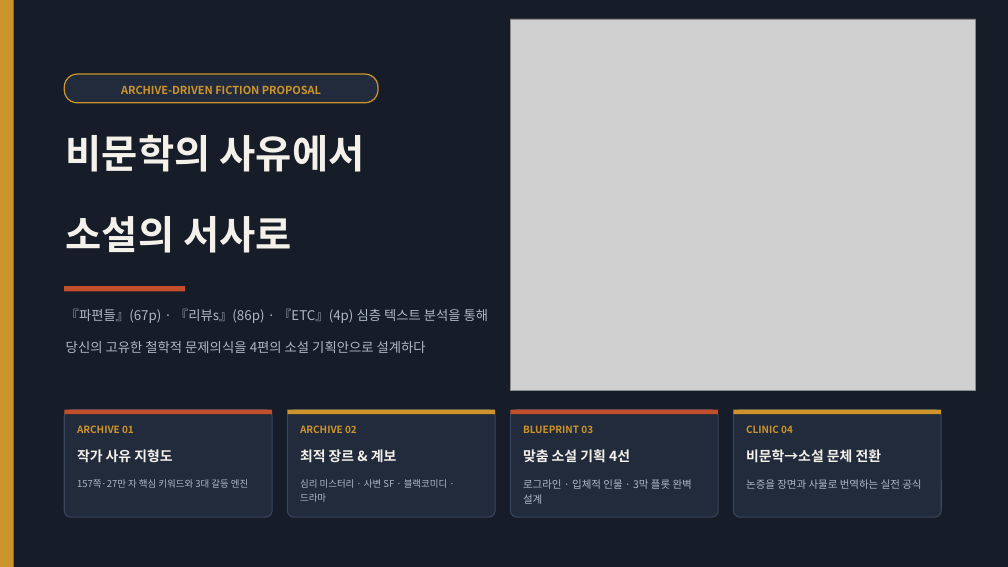
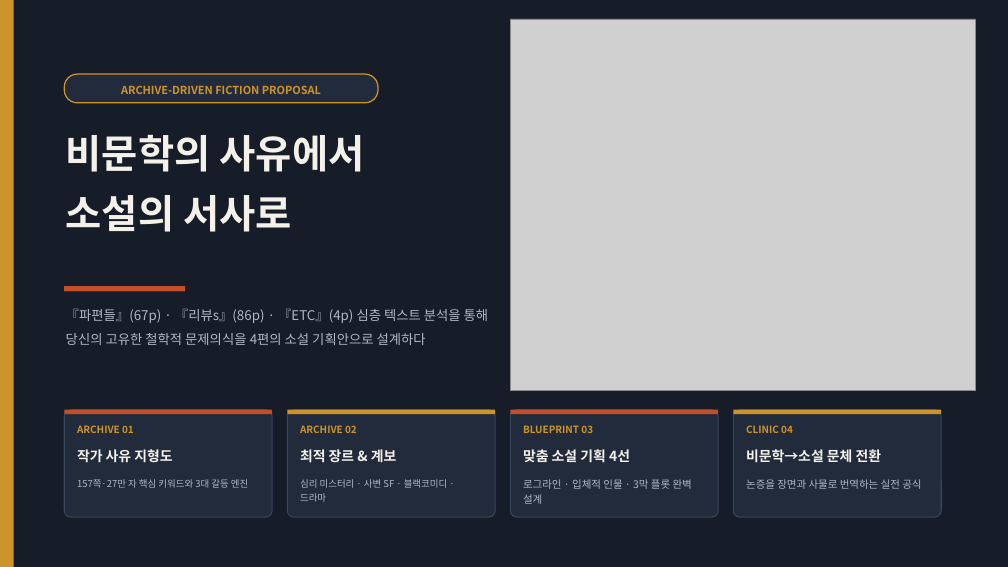
Before and after one commit to lietzsche/dev-lab, a slide deck: slide 1 of 맞춤형_소설기획_제안서.pptx. Drawn at 1008x567 pixels with LibreOffice and Linux fonts; fonts in the diff are those of the drawing; grey boxes stand for pictures. Boxes give left, top, right and bottom in pixels: in the first picture for what was removed or moved away, otherwise in the second. Text is boxed around its words. In the diff, an @@ line names an element or a change of style, - is before the commit and + after.

```diff
--- a/맞춤형_소설기획_제안서.pptx
+++ b/맞춤형_소설기획_제안서.pptx
@@ text at [66,195,292,232]: paragraph added @@
+소설의 서사로
@@ text removed at [66,216,292,253] @@
-소설의 서사로
@@ text at [66,333,426,345]: paragraph added @@
+당신의 고유한 철학적 문제의식을 4편의 소설 기획안으로 설계하다
@@ text removed at [66,341,426,353] @@
-당신의 고유한 철학적 문제의식을 4편의 소설 기획안으로 설계하다
```
Also in this commit, not shown: 4 other slides changed, 8 other files.
